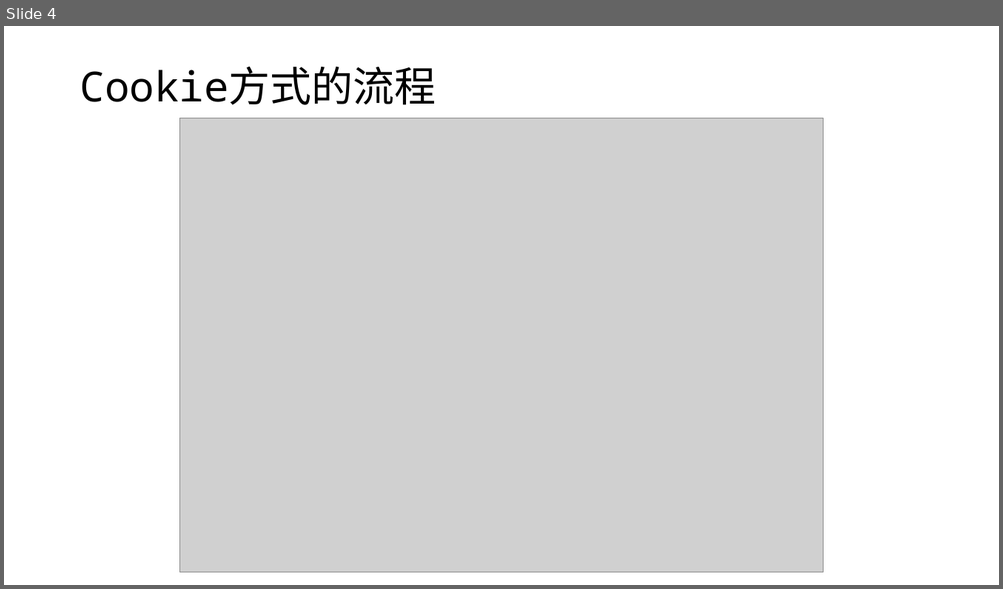
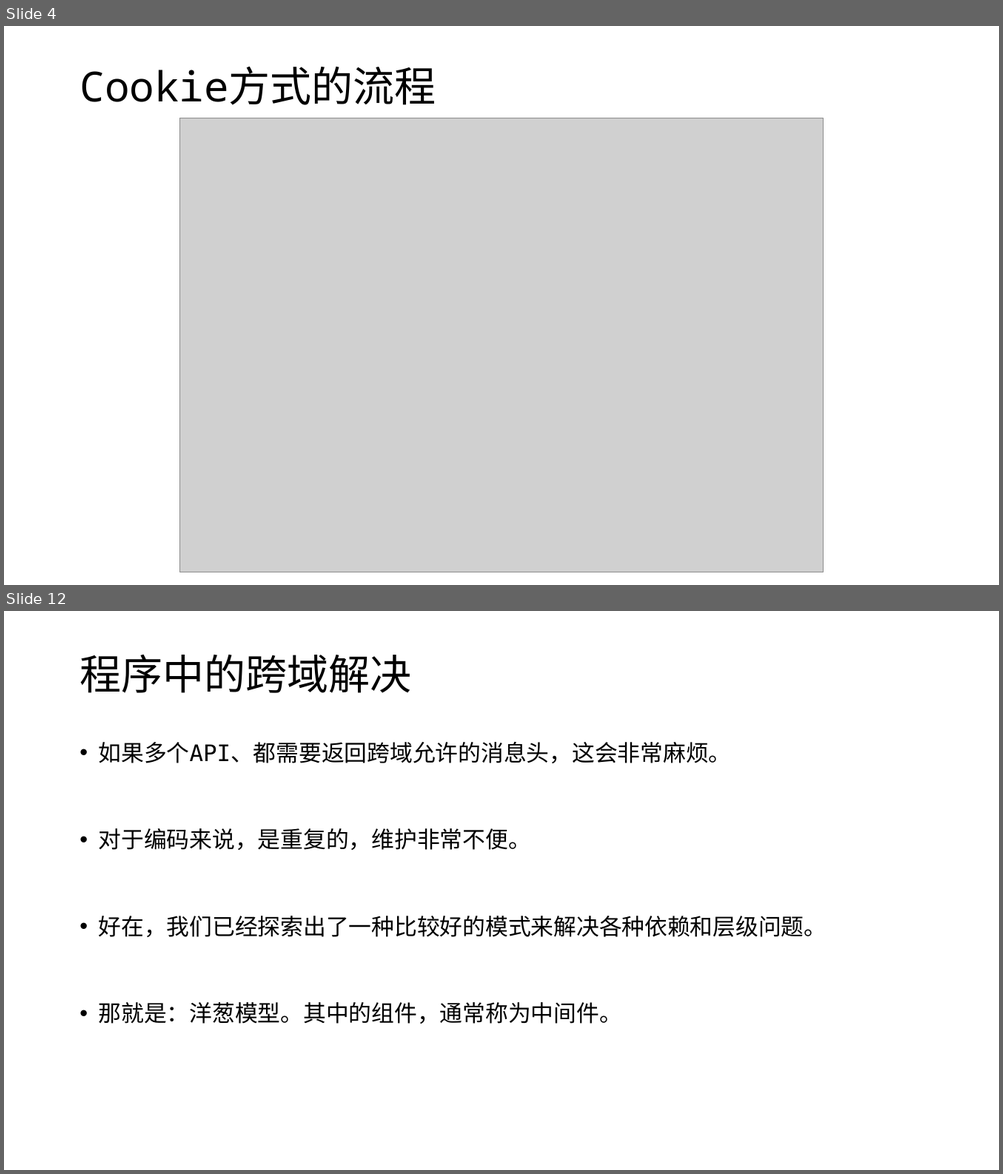
Before and after one commit to edu2act/course-wechat-and-miniprogram, a slide deck: materials/ch09/ch09-HTTP协议和复杂通信.pptx. Shown one above the other, each under a label of ours: slide 4 before the commit, slides 4 and 12 after it; the slides between them are not shown. The pictures are 1003x589 and 1003x1174 pixels, drawn with LibreOffice and Linux fonts; fonts in the diff are those of the drawing; grey boxes stand for pictures. Boxes give left, top, right and bottom in pixels: in the first picture for what was removed or moved away, otherwise in the second. Text is boxed around its words. In the diff, an @@ line names an element or a change of style, - is before the commit and + after.

```diff
--- a/materials/ch09/ch09-HTTP协议和复杂通信.pptx
+++ b/materials/ch09/ch09-HTTP协议和复杂通信.pptx
@@ slide 12 added at bbox=[4, 611, 999, 1170], background #FFFFFF @@
@@ title added at bbox=[79, 655, 411, 693], 40 pt, text #000000 @@
+程序中的跨域解决
@@ text added at bbox=[99, 742, 827, 1024], 22 pt, text #000000 @@
+• 如果多个API、都需要返回跨域允许的消息头，这会非常麻烦。
+• 对于编码来说，是重复的，维护非常不便。
+• 好在，我们已经探索出了一种比较好的模式来解决各种依赖和层级问题。
+• 那就是：洋葱模型。其中的组件，通常称为中间件。
```
Also in this commit, not shown: 10 slides changed, 1 other slide added, 6 slides removed, 6 other files.
